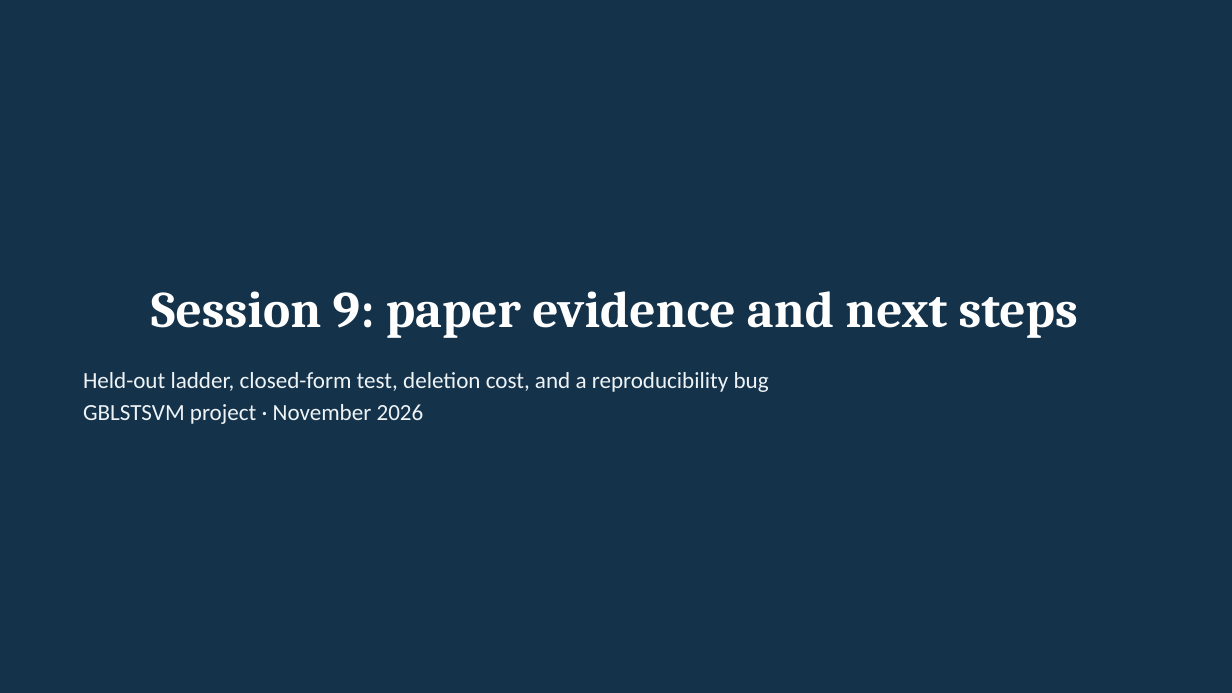
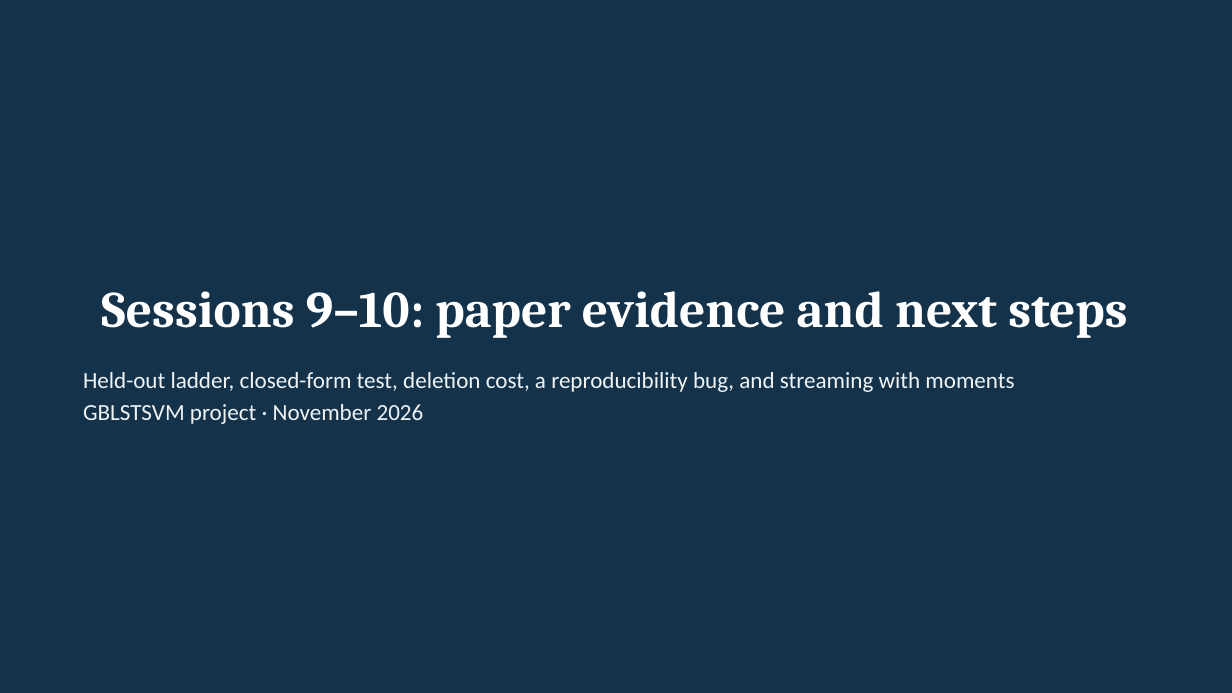
Before and after one commit to Toast24/GBLSTSVM-Ex, a slide deck: slide 1 of docs/recommendations/GBLSTSVM_Session9_Recommendations.pptx. Drawn at 1232x693 pixels with LibreOffice and Linux fonts; fonts in the diff are those of the drawing. Boxes give left, top, right and bottom in pixels: in the first picture for what was removed or moved away, otherwise in the second. Text is boxed around its words. In the diff, an @@ line names an element or a change of style, - is before the commit and + after.

```diff
--- a/docs/recommendations/GBLSTSVM_Session9_Recommendations.pptx
+++ b/docs/recommendations/GBLSTSVM_Session9_Recommendations.pptx
@@ title at <box>101,291,1127,338</box>: text changed @@
-Session 9: paper evidence and next steps
+Sessions 9–10: paper evidence and next steps
@@ text at <box>83,372,1014,392</box>: text changed @@
-Held-out ladder, closed-form test, deletion cost, and a reproducibility bug
+Held-out ladder, closed-form test, deletion cost, a reproducibility bug, and streaming with moments
```
Also in this commit, not shown: 3 other slides changed, 2 slides added, 2 other files.
